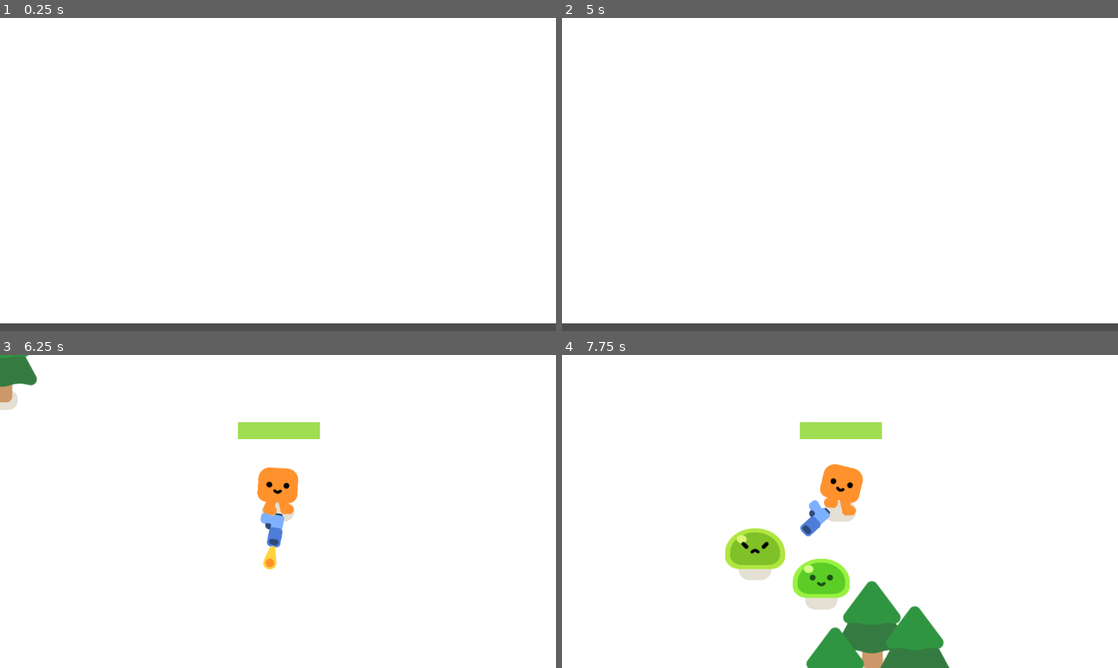
Above: before the commit, frames 1-4 (two rows, left to right).
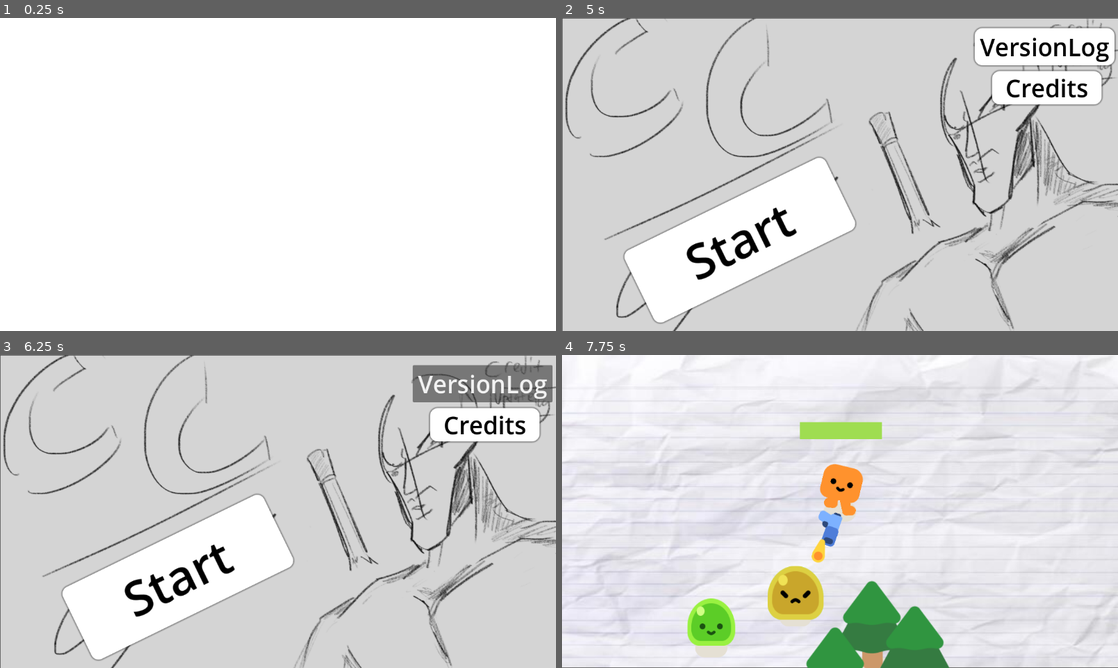
Above: after the commit, the same moments.

Repository: loganroussey-cloud/IMGD-10001---Dev-Team-6
Game: Godot game, scene res://splash_screen.tscn
The game is run twice, just before and just after one commit, with the same random seed, the same clock (stepped at 60 frames per second) and the same inputs.
Inputs (mouse positions are in pixels of both pictures, inside the frame that each line leads up to):
- Up to frame 1 (0.25 s): no input
- Up to frame 2 (5 s): tap Enter at 0.5, 3.5 s; hold D (move_right) 0.53-1.28 s; hold S (move_down) 1.28-2.03 s; hold D (move_right) 2.03-2.78 s; tap Space at 2.75 s; hold W (move_up) 2.78-3.53 s; hold A (move_left) from 3.53 s (still down); tap Escape (pause, bound only after the commit) at 4.15 s; tap 1 (skip, bound only after the commit) at 4.9 s
- Up to frame 3 (6.25 s): release A (move_left) at 5 s; click (483, 383) at 5 s, where only the run after the commit has a clickable "VersionLog"; click "Start" (after the commit: "<- Back") at 5.75 s
- Up to frame 4 (7.75 s): click (739, 577) at 6.5 s, where only the run after the commit has a clickable "Start"; hold S (move_down) from 7.28 s (still down)

The runs differ from the first frame. In frame 1, 2.4% of the frame differs, in the area x 0-100%, y 97-100%; in frame 2, 87%; in frame 3, 89%, in the area x 0-100%, y 0-100%; in frame 4, 44%.

Commit message:
Added pause menu (title, resume, quit), added dev shortcut to skip intro splash screen

Diff:
--- a/Scripts/game.gd
+++ b/Scripts/game.gd
@@ -1,5 +1,22 @@
 extends Node2D
 
+@onready var pause_menu = $pause_menu
+var paused = false
+
+#pauses game
+func _process(delta):
+	if Input.is_action_just_pressed("pause"):
+		pauseMenu()
+
+func pauseMenu():
+	if paused:
+		pause_menu.hide()
+		Engine.time_scale = 1
+	else:
+		pause_menu.show()
+		Engine.time_scale = 0
+
+	paused = !paused
 
 func spawn_mob():
 	%PathFollow2D.progress_ratio = randf()
--- a/Scripts/splash.gd
+++ b/Scripts/splash.gd
@@ -8,6 +8,9 @@
 @export var out_time : float = 0.5
 @export var splash_screen : TextureRect
 
+func _process(delta):
+	if Input.is_action_pressed("skip"):
+		get_tree().change_scene_to_file("res://start_menu.tscn")
 
 func fade() -> void:
 	splash_screen.modulate.a = 0.0
--- /dev/null
+++ b/pause_menu.gd
@@ -0,0 +1,25 @@
+extends Control
+
+@onready var game: Node2D = $".."
+@onready var player: CharacterBody2D = $"../Player"
+# Called when the node enters the scene tree for the first time.
+func _ready() -> void:
+	player = get_node("../Player")
+
+
+# Called every frame. 'delta' is the elapsed time since the previous frame.
+func _process(delta):
+	position = player.position
+
+
+
+func _on_resume_pressed() -> void:
+	game.pauseMenu()
+
+
+func _on_quit_pressed() -> void:
+	get_tree().quit()
+
+
+func _on_backto_title_pressed() -> void:
+	get_tree().change_scene_to_file("res://start_menu.tscn")
--- /dev/null
+++ b/pause_menu.tscn
@@ -0,0 +1,38 @@
+[gd_scene load_steps=2 format=3 uid="uid://rignv00ljcd1"]
+
+[ext_resource type="Script" uid="uid://c4xbskom1c1bm" path="res://pause_menu.gd" id="1_hdmo1"]
+
+[node name="pause_menu" type="Control"]
+layout_mode = 3
+anchors_preset = 15
+anchor_right = 1.0
+anchor_bottom = 1.0
+grow_horizontal = 2
+grow_vertical = 2
+script = ExtResource("1_hdmo1")
+
+[node name="MarginContainer" type="MarginContainer" parent="."]
+layout_mode = 0
+offset_left = -141.0
+offset_top = -66.0
+offset_right = 136.0
+offset_bottom = 35.0
+
+[node name="VBoxContainer" type="VBoxContainer" parent="MarginContainer"]
+layout_mode = 2
+
+[node name="Resume" type="Button" parent="MarginContainer/VBoxContainer"]
+layout_mode = 2
+text = "Resume"
+
+[node name="BacktoTitle" type="Button" parent="MarginContainer/VBoxContainer"]
+layout_mode = 2
+text = "Tile Screen"
+
+[node name="Quit" type="Button" parent="MarginContainer/VBoxContainer"]
+layout_mode = 2
+text = "Quit"
+
+[connection signal="pressed" from="MarginContainer/VBoxContainer/Resume" to="." method="_on_resume_pressed"]
+[connection signal="pressed" from="MarginContainer/VBoxContainer/BacktoTitle" to="." method="_on_backto_title_pressed"]
+[connection signal="pressed" from="MarginContainer/VBoxContainer/Quit" to="." method="_on_quit_pressed"]
--- a/project.godot
+++ b/project.godot
@@ -119,6 +119,16 @@
 , Object(InputEventKey,"resource_local_to_scene":false,"resource_name":"","device":-1,"window_id":0,"alt_pressed":false …(186 unchanged characters)…
 ]
 }
+skip={
+"deadzone": 0.2,
+"events": [Object(InputEventKey,"resource_local_to_scene":false,"resource_name":"","device":-1,"window_id":0,"alt_pressed":false,"shift_pressed":false,"ctrl_pressed":false,"meta_pressed":false,"pressed":false,"keycode":0,"physical_keycode":49,"key_label":0,"unicode":49,"location":0,"echo":false,"script":null)
+]
+}
+pause={
+"deadzone": 0.2,
+"events": [Object(InputEventKey,"resource_local_to_scene":false,"resource_name":"","device":-1,"window_id":0,"alt_pressed":false,"shift_pressed":false,"ctrl_pressed":false,"meta_pressed":false,"pressed":false,"keycode":0,"physical_keycode":4194305,"key_label":0,"unicode":0,"location":0,"echo":false,"script":null)
+]
+}
 
 [layer_names]
 
--- /dev/null
+++ b/resume.gd
@@ -0,0 +1,11 @@
+extends Button
+
+
+# Called when the node enters the scene tree for the first time.
+func _ready() -> void:
+	pass # Replace with function body.
+
+
+# Called every frame. 'delta' is the elapsed time since the previous frame.
+func _process(delta: float) -> void:
+	pass
--- a/splash_screen.tscn
+++ b/splash_screen.tscn
@@ -20,7 +20,7 @@
 anchor_right = 1.0
 anchor_bottom = 1.0
 offset_right = 1118.0
-offset_bottom = 592.0
+offset_bottom = 611.0
 grow_horizontal = 2
 grow_vertical = 2
 
--- a/survivors_game.tscn
+++ b/survivors_game.tscn
@@ -1,9 +1,11 @@
-[gd_scene load_steps=6 format=3 uid="uid://dun1cpardk2xw"]
+[gd_scene load_steps=8 format=3 uid="uid://dun1cpardk2xw"]
 
 [ext_resource type="Script" uid="uid://4ode2436n8uc" path="res://Scripts/game.gd" id="1_qclsr"]
 [ext_resource type="PackedScene" uid="uid://dsw8raqgacxsc" path="res://player.tscn" id="2_a7q7f"]
 [ext_resource type="PackedScene" uid="uid://c2qg1nuvfnd4q" path="res://trees/pine_tree.tscn" id="3_6h7ij"]
 [ext_resource type="AudioStream" uid="uid://cfesk4tt8np37" path="res://audio/amen-break-120bpm.mp3" id="4_qqaft"]
+[ext_resource type="PackedScene" uid="uid://rignv00ljcd1" path="res://pause_menu.tscn" id="5_7jj1j"]
+[ext_resource type="Texture2D" uid="uid://dq52ugw388g8p" path="res://Scenes/papel.jpg" id="6_edxvn"]
 
 [sub_resource type="Curve2D" id="Curve2D_cp6e5"]
 _data = {
@@ -38,7 +40,7 @@
 anchor_bottom = 1.0
 grow_horizontal = 2
 grow_vertical = 2
-color = Color(0, 0, 0, 0.439216)
+color = Color(1, 1, 1, 0)
 
 [node name="Label" type="Label" parent="GameOver/ColorRect"]
 unique_name_in_owner = true
@@ -54,6 +56,7 @@
 offset_bottom = 107.0
 grow_horizontal = 2
 grow_vertical = 2
+theme_override_colors/font_color = Color(0, 0, 0, 1)
 theme_override_font_sizes/font_size = 124
 text = "Game Over"
 horizontal_alignment = 1
@@ -62,12 +65,10 @@
 [node name="CanvasLayer" type="CanvasLayer" parent="."]
 layer = -32
 
-[node name="ColorRect" type="ColorRect" parent="CanvasLayer"]
-anchors_preset = 15
-anchor_right = 1.0
-anchor_bottom = 1.0
-grow_horizontal = 2
-grow_vertical = 2
+[node name="Sprite2D" type="Sprite2D" parent="CanvasLayer"]
+position = Vector2(574.75006, 323)
+scale = Vector2(2.202857, 1.8514285)
+texture = ExtResource("6_edxvn")
 
 [node name="Trees" type="Node" parent="."]
 
@@ -110,5 +111,13 @@
 bus = &"BackgroundSFX"
 parameters/looping = true
 
+[node name="pause_menu" parent="." instance=ExtResource("5_7jj1j")]
+visible = false
+visibility_layer = 2
+offset_left = -46.0
+offset_top = -44.0
+offset_right = -46.0
+offset_bottom = -44.0
+
 [connection signal="timeout" from="Timer" to="." method="_on_timer_timeout"]
 [connection signal="health_depleted" from="Player" to="." method="_on_player_health_depleted"]
--- a/version_log.tscn
+++ b/version_log.tscn
@@ -1,12 +1,8 @@
-[gd_scene load_steps=5 format=3 uid="uid://dyuumvum2liie"]
+[gd_scene load_steps=3 format=3 uid="uid://dyuumvum2liie"]
 
-[ext_resource type="Texture2D" uid="uid://dgms2hvs2t1ne" path="res://Scenes/VersionLog.png" id="1_mh4pd"]
-[ext_resource type="Script" uid="uid://cpewa777vwcri" path="res://back_button.gd" id="2_e045w"]
+[ext_resource type="Script" path="res://back_button.gd" id="2_cb4i0"]
 
-[sub_resource type="StyleBoxTexture" id="StyleBoxTexture_2er7c"]
-texture = ExtResource("1_mh4pd")
-
-[sub_resource type="StyleBoxFlat" id="StyleBoxFlat_qel0u"]
+[sub_resource type="StyleBoxFlat" id="StyleBoxFlat_p8ydj"]
 bg_color = Color(1, 1, 1, 1)
 corner_radius_top_left = 16
 corner_radius_top_right = 16
@@ -17,18 +13,11 @@
 
 [node name="Version_Log" type="Control"]
 layout_mode = 3
-anchors_preset = 0
-offset_right = 1150.0
-offset_bottom = 644.0
-
-[node name="Panel" type="Panel" parent="."]
-layout_mode = 1
 anchors_preset = 15
 anchor_right = 1.0
 anchor_bottom = 1.0
 grow_horizontal = 2
 grow_vertical = 2
-theme_override_styles/panel = SubResource("StyleBoxTexture_2er7c")
 
 [node name="BackButton" type="Button" parent="."]
 layout_mode = 0
@@ -38,9 +27,9 @@
 offset_bottom = 97.0
 theme_override_colors/font_color = Color(0, 0, 0, 1)
 theme_override_font_sizes/font_size = 50
-theme_override_styles/normal = SubResource("StyleBoxFlat_qel0u")
+theme_override_styles/normal = SubResource("StyleBoxFlat_p8ydj")
 text = "<- Back
 "
-script = ExtResource("2_e045w")
+script = ExtResource("2_cb4i0")
 
 [connection signal="pressed" from="BackButton" to="BackButton" method="_on_pressed"]
Binary file added: Scenes/papel.jpg
Not shown, added: Scenes/papel.jpg.import
Not shown, added: pause_menu.gd.uid
Not shown, added: resume.gd.uid
